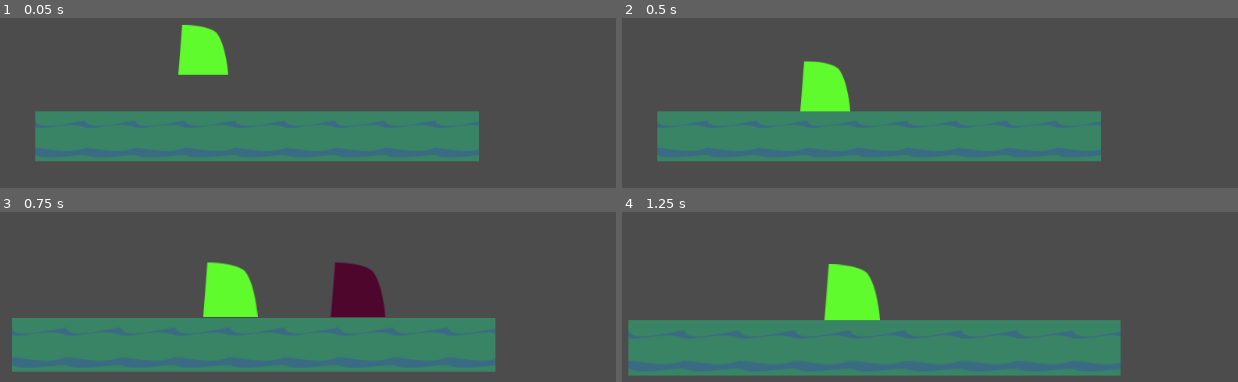
Above: before the commit, frames 1-4 (two rows, left to right).
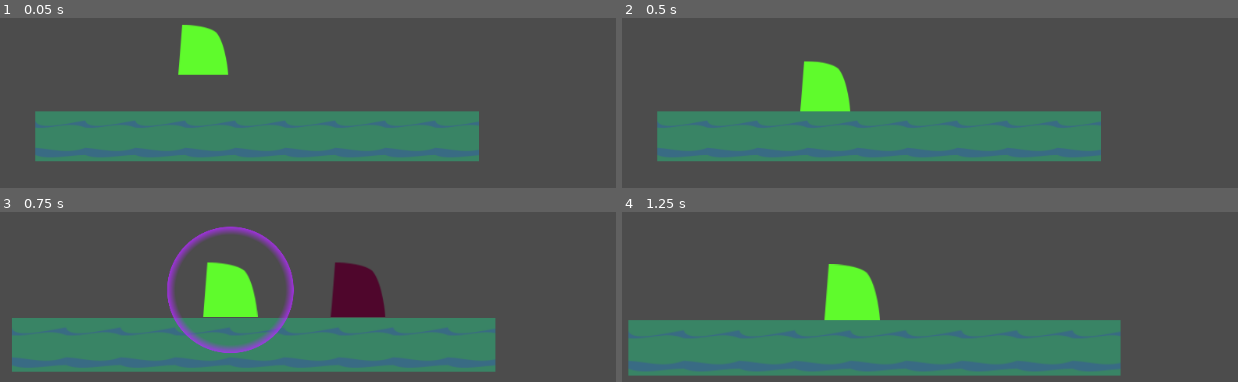
Above: after the commit, the same moments.

Repository: OsamaElHariri/oriks_lantern
Game: Godot game, scene res://gameplay/world/temp_level/TempLevel.tscn
The game is run twice, just before and just after one commit, with the same random seed, the same clock (stepped at 60 frames per second) and the same inputs.
Inputs:
- Up to frame 1 (0.05 s): no input
- Up to frame 2 (0.5 s): no input
- Up to frame 3 (0.75 s): tap Enter at 0.5 s; hold Right (ui_right) from 0.53 s (still down); tap X (dash) at 0.6 s
- Up to frame 4 (1.25 s): keep holding Right (ui_right); tap C (jump) at 0.77 s

Frames 1-2 are identical in both runs. In frame 3, 2.6% of the frame differs, in the area x 27-48%, y 8-83%; in frame 4, nothing differs.

Commit message:
Add dash init visual feedback

Diff:
--- /dev/null
+++ b/gameplay/actor/player/lantern_player/DashWindUp.tres
@@ -0,0 +1,30 @@
+[gd_resource type="Animation" format=2]
+
+[resource]
+resource_name = "dash_wind_up"
+length = 0.15
+step = 0.01
+tracks/0/type = "value"
+tracks/0/path = NodePath("dash_wind_up:scale")
+tracks/0/interp = 1
+tracks/0/loop_wrap = true
+tracks/0/imported = false
+tracks/0/enabled = true
+tracks/0/keys = {
+"times": PoolRealArray( 0, 0.15 ),
+"transitions": PoolRealArray( 1, 1 ),
+"update": 0,
+"values": [ Vector2( 1, 1 ), Vector2( 0.2, 0.2 ) ]
+}
+tracks/1/type = "value"
+tracks/1/path = NodePath("dash_wind_up:modulate")
+tracks/1/interp = 1
+tracks/1/loop_wrap = true
+tracks/1/imported = false
+tracks/1/enabled = true
+tracks/1/keys = {
+"times": PoolRealArray( 0, 0.03, 0.13, 0.15 ),
+"transitions": PoolRealArray( 1, 1, 1, 1 ),
+"update": 0,
+"values": [ Color( 1, 1, 1, 0 ), Color( 1, 1, 1, 1 ), Color( 1, 1, 1, 1 ), Color( 1, 1, 1, 0 ) ]
+}
--- a/gameplay/actor/player/lantern_player/LanternPlayer.gd
+++ b/gameplay/actor/player/lantern_player/LanternPlayer.gd
@@ -12,6 +12,7 @@
 
 func on_player_dash_init():
 	EMITTER.emit("player_dash_init")
+	$DashWindUpAnimationPlayer.play("DashWindUp")
 
 func on_player_dash_start():
 	EMITTER.emit("player_dash_start")
--- a/gameplay/actor/player/lantern_player/LanternPlayer.tscn
+++ b/gameplay/actor/player/lantern_player/LanternPlayer.tscn
@@ -7,6 +7,8 @@
 [ext_resource path="res://gameplay/actor/movement/jump_movement/JumpMovement.tscn" type="PackedScene" id=5]
 [ext_resource path="res://gameplay/actor/movement/dash_movement/DashMovement.tscn" type="PackedScene" id=6]
 [ext_resource path="res://gameplay/actor/player/lantern_player/LanternPlayer.gd" type="Script" id=7]
+[ext_resource path="res://gameplay/actor/player/lantern_player/lantern_dash_wind_up.png" type="Texture" id=8]
+[ext_resource path="res://gameplay/actor/player/lantern_player/DashWindUp.tres" type="Animation" id=9]
 
 [sub_resource type="RectangleShape2D" id=1]
 extents = Vector2( 32, 32 )
@@ -19,6 +21,10 @@
 
 [node name="CollisionShape2D" type="CollisionShape2D" parent="."]
 shape = SubResource( 1 )
+
+[node name="dash_wind_up" type="Sprite" parent="."]
+modulate = Color( 1, 1, 1, 0 )
+texture = ExtResource( 8 )
 
 [node name="actor_placeholder" type="Sprite" parent="."]
 texture = ExtResource( 1 )
@@ -39,3 +45,6 @@
 
 [node name="CollisionShape2D" type="CollisionShape2D" parent="Area2D"]
 shape = SubResource( 2 )
+
+[node name="DashWindUpAnimationPlayer" type="AnimationPlayer" parent="."]
+anims/DashWindUp = ExtResource( 9 )
--- a/gameplay/actor/player/spirit_player/SpiritPlayer.gd
+++ b/gameplay/actor/player/spirit_player/SpiritPlayer.gd
@@ -4,3 +4,7 @@
 func _ready():
 	$MoveCollection.update()
 	$MoveCollection/DashMovement.trigger_dash($MoveCollection)
+	$MoveCollection.connect("player_dash_init", self, "on_player_dash_init")
+
+func on_player_dash_init():
+	$DashWindUpAnimationPlayer.play("DashWindUp")
--- a/gameplay/actor/player/spirit_player/SpiritPlayer.tscn
+++ b/gameplay/actor/player/spirit_player/SpiritPlayer.tscn
@@ -7,6 +7,8 @@
 [ext_resource path="res://gameplay/actor/movement/gravity_movement/GravityMovement.tscn" type="PackedScene" id=5]
 [ext_resource path="res://gameplay/actor/movement/horizontal_movement/HorizontalMovement.tscn" type="PackedScene" id=6]
 [ext_resource path="res://gameplay/actor/player/spirit_player/SpiritPlayer.gd" type="Script" id=7]
+[ext_resource path="res://gameplay/actor/player/lantern_player/DashWindUp.tres" type="Animation" id=8]
+[ext_resource path="res://gameplay/actor/player/lantern_player/lantern_dash_wind_up.png" type="Texture" id=9]
 
 [sub_resource type="RectangleShape2D" id=1]
 extents = Vector2( 32, 32 )
@@ -33,3 +35,10 @@
 [node name="HorizontalMovement" parent="MoveCollection" instance=ExtResource( 6 )]
 
 [node name="JumpMovement" parent="MoveCollection" instance=ExtResource( 4 )]
+
+[node name="DashWindUpAnimationPlayer" type="AnimationPlayer" parent="."]
+anims/DashWindUp = ExtResource( 8 )
+
+[node name="dash_wind_up" type="Sprite" parent="."]
+modulate = Color( 1, 1, 1, 0 )
+texture = ExtResource( 9 )
Not shown: 1 places in gameplay/actor/player/lantern_player/LanternPlayer.tscn that only renumber resources
Binary file added: gameplay/actor/player/lantern_player/lantern_dash_wind_up.png
Not shown, added: gameplay/actor/player/lantern_player/lantern_dash_wind_up.png.import
Not shown: 1 places in gameplay/actor/player/spirit_player/SpiritPlayer.tscn that only renumber resources
